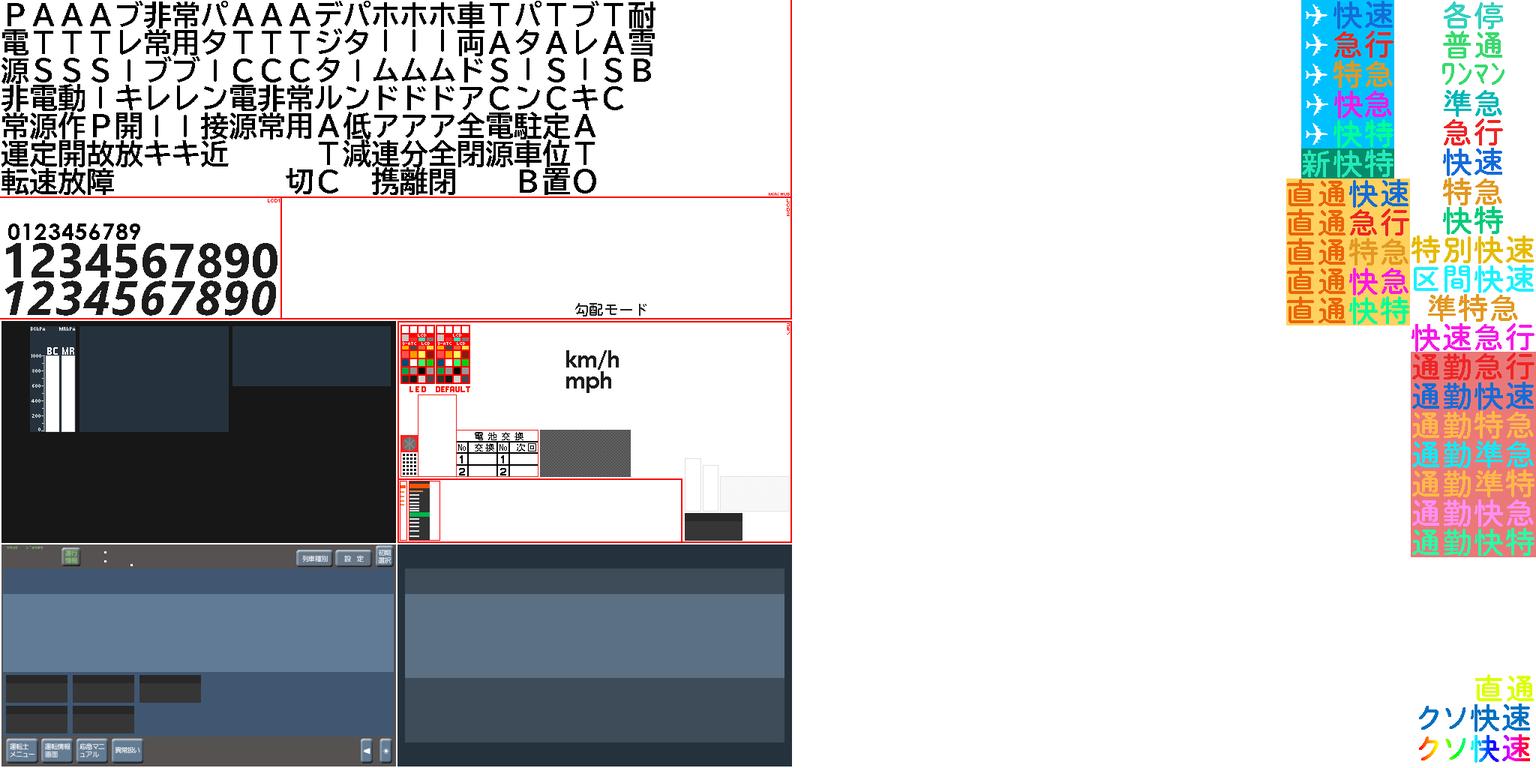
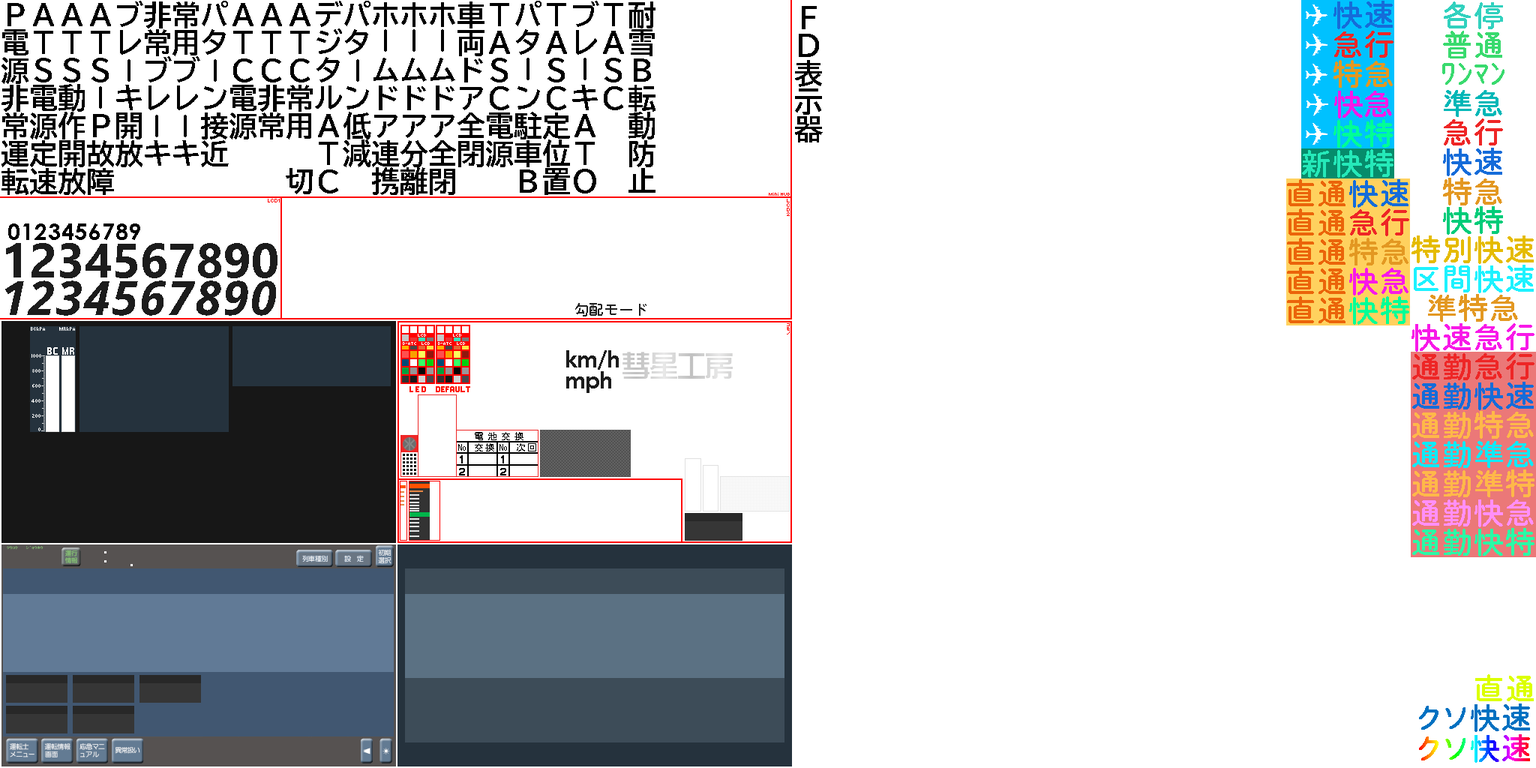
Comparing the layer stacks of the two w=1536, h=768 images. Changes:
added layer "彗星工房" above "HUD" over [622, 351, 733, 379]
added layer "ＦＦ ..." in group "HUD" over [794, 5, 823, 143]
painted on "ＰＡＡＡブ非常パＡＡＡデパホホホ車ＴパＴブＴ耐 ..." over [628, 84, 656, 193]
